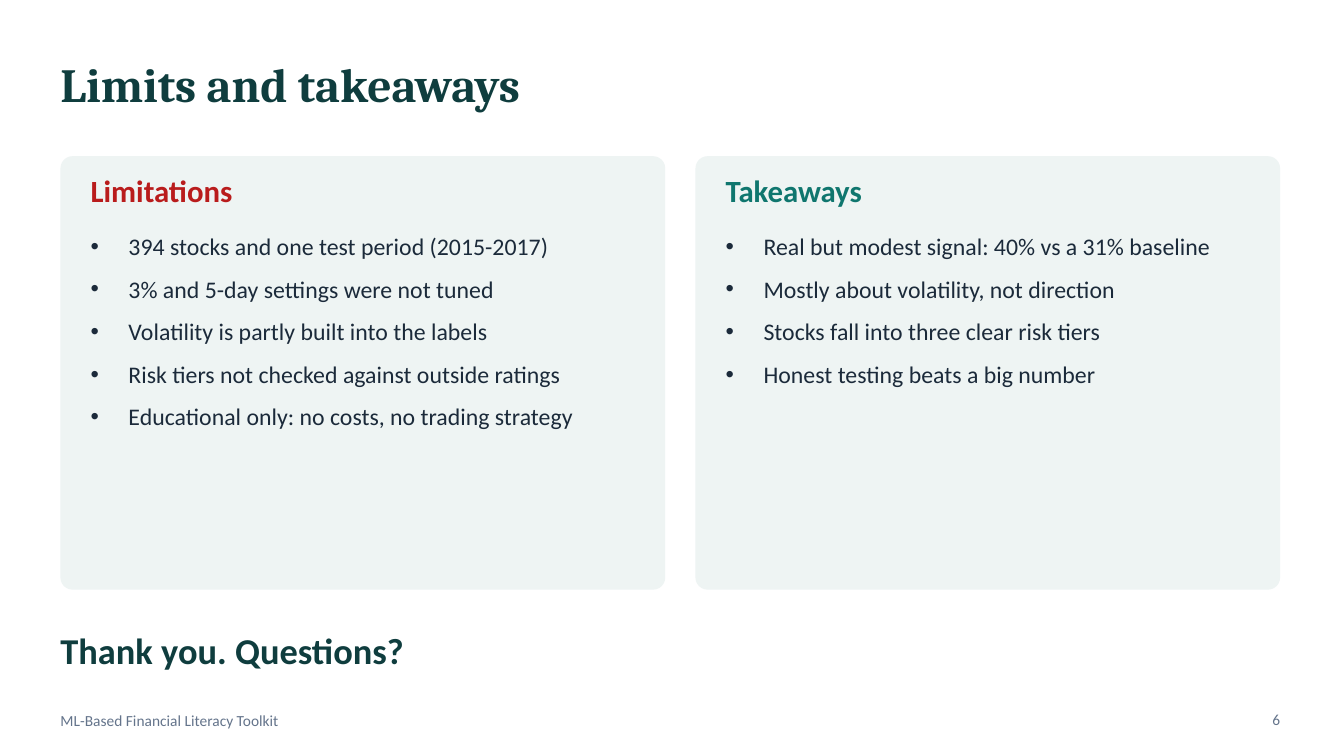
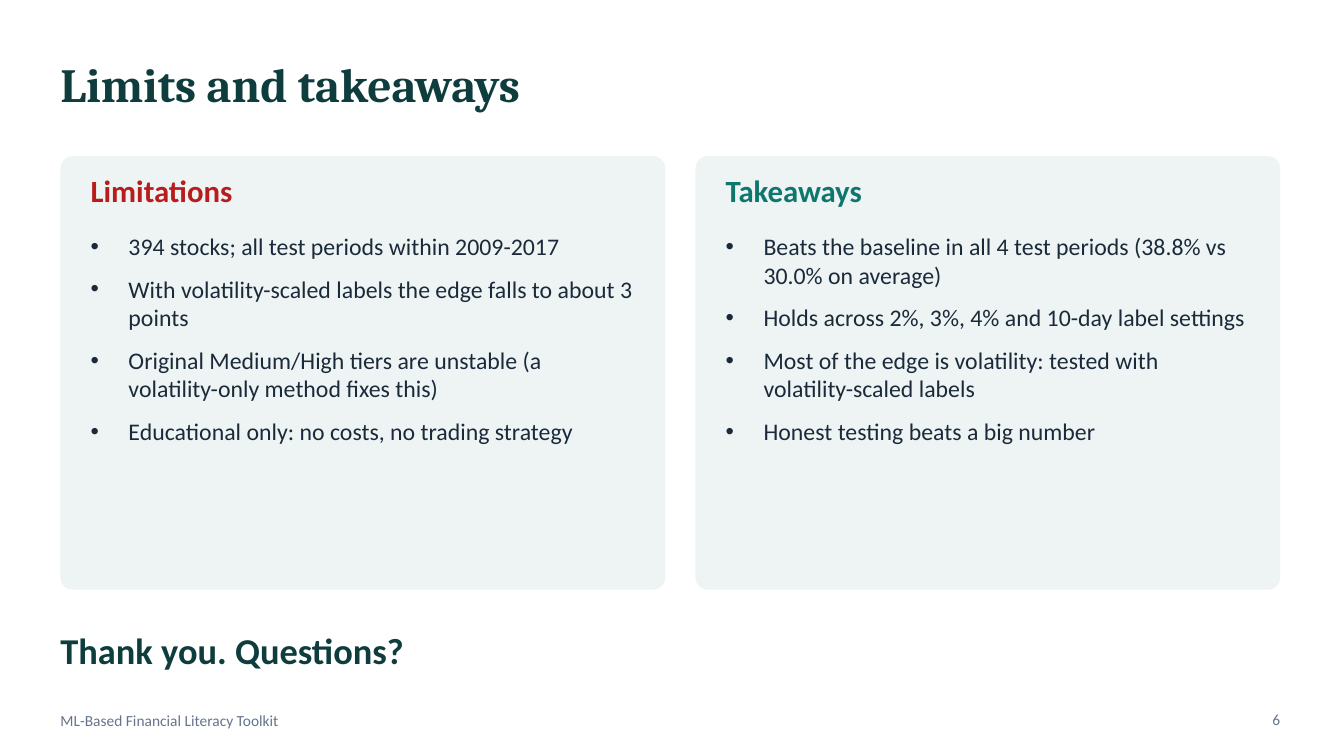
Before and after one commit to DivyaOhri/ML-Based-Financial-Literacy-Toolkit, a slide deck: slide 6 of docs/Project_Presentation_6_slides.pptx. Drawn at 1344x756 pixels with LibreOffice and Linux fonts; fonts in the diff are those of the drawing. Boxes give left, top, right and bottom in pixels: in the first picture for what was removed or moved away, otherwise in the second. Text is boxed around its words. In the diff, an @@ line names an element or a change of style, - is before the commit and + after.

Commit message:
Add extension checks: volatility-scaled labels, label sensitivity, tier methods

```diff
--- a/docs/Project_Presentation_6_slides.pptx
+++ b/docs/Project_Presentation_6_slides.pptx
@@ text at box(128, 238, 632, 401): text changed @@
-• 394 stocks and one test period (2015-2017)
-• 3% and 5-day settings were not tuned
-• Volatility is partly built into the labels
-• Risk tiers not checked against outside ratings
+• 394 stocks; all test periods within 2009-2017
+• With volatility-scaled labels the edge falls to about 3 points
+• Original Medium/High tiers are unstable (a volatility-only method fixes this)
@@ text at box(764, 238, 1245, 401): text changed @@
-• Real but modest signal: 40% vs a 31% baseline
-• Mostly about volatility, not direction
-• Stocks fall into three clear risk tiers
+• Beats the baseline in all 4 test periods (38.8% vs 30.0% on average)
+• Holds across 2%, 3%, 4% and 10-day label settings
+• Most of the edge is volatility: tested with volatility-scaled labels
```
Also in this commit, not shown: 5 other files.
